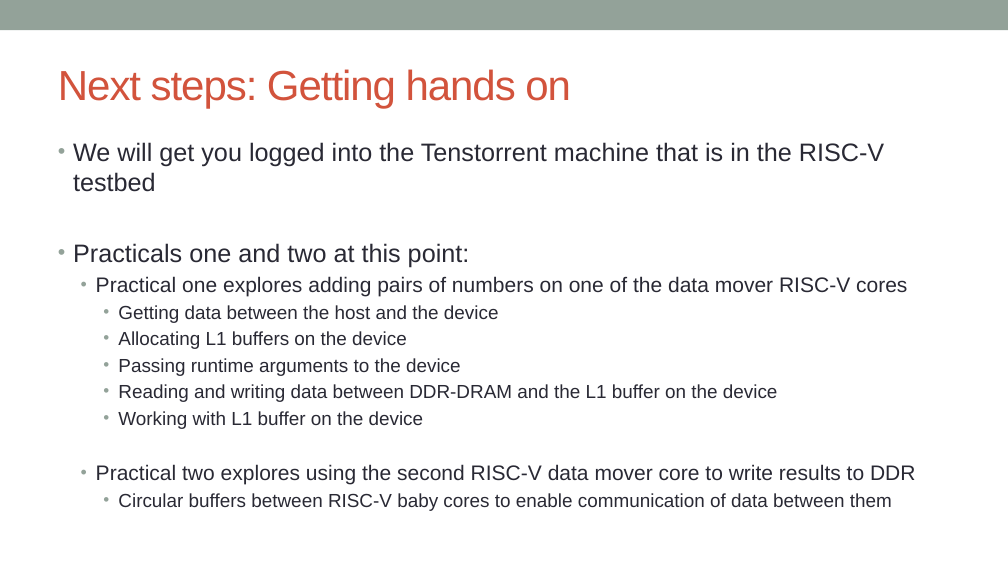
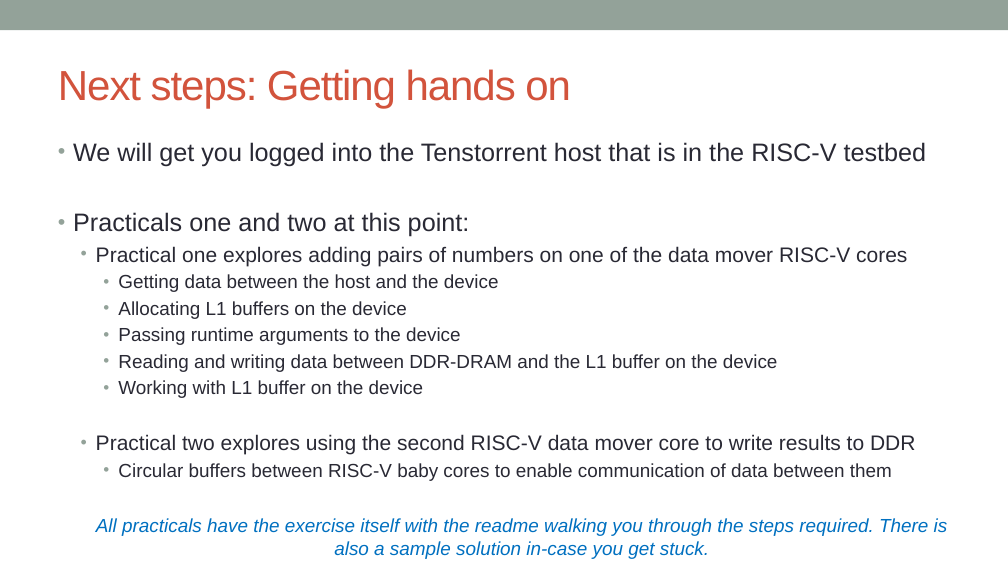
Before and after one commit to owainkenwayucl/tt-tutorial, a slide deck: slide 16 of lectures/src/SDK-data-movement.pptx (slide 14 before the commit). Drawn at 1008x567 pixels with LibreOffice and Linux fonts; fonts in the diff are those of the drawing. Boxes give left, top, right and bottom in pixels: in the first picture for what was removed or moved away, otherwise in the second. Text is boxed around its words. In the diff, an @@ line names an element or a change of style, - is before the commit and + after.

```diff
--- a/lectures/src/SDK-data-movement.pptx
+++ b/lectures/src/SDK-data-movement.pptx
@@ text at [73,142,927,166]: text changed @@
-• We will get you logged into the Tenstorrent machine that is in the RISC-V testbed
+• We will get you logged into the Tenstorrent host that is in the RISC-V testbed
@@ text added at [96,518,948,559], 18 pt, text #0070C0, italic @@
+All practicals have the exercise itself with the readme walking you through the steps required. There is also a sample solution in-case you get stuck.
```
Also in this commit, not shown: 2 slides added, 3 other files.
